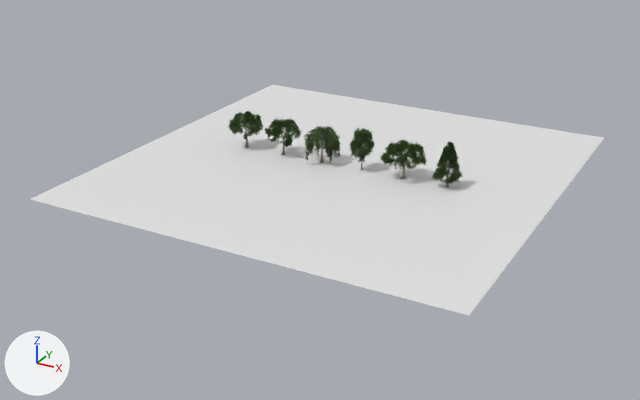
Two versions of the Blender file blender/trees.blend, one commit apart.
Before and after are seen from a 50 mm camera at (71.8, -139.0, 61.5) aimed at (-0.7, -7.2, -4.4). The lights are fixed; the arrows at lower left show +X, +Y and +Z. The older version comes first.

Names of what the first picture shows: 'ground', 'tree_birch_leaves', 'tree_cone_leaves', 'tree_cone_wood', 'tree_oak_leaves', 'tree_oak_wood', 'tree_round_b_leaves', 'tree_weep_leaves' and 4 more.
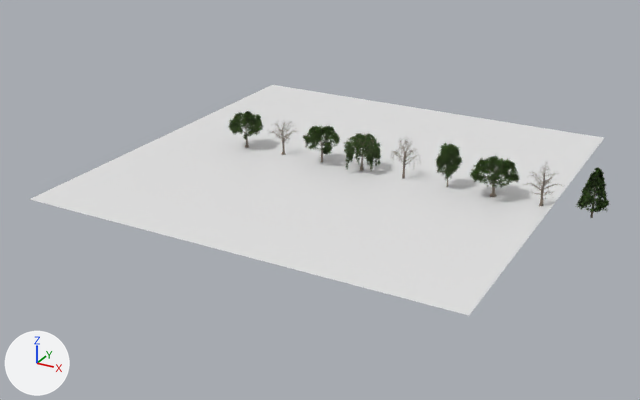
What changed in the scene script:
```text
Add me_tree_oak_woodlo:
    me_tree_oak_woodlo.from_pydata(...)  # 1309 vertices, 1239 faces; spans x -3.13..3.87, y -3.55..3.24, z -0.31..6.64
    me_tree_oak_woodlo.polygons.foreach_set('use_smooth', [True] * 1239)
    me_tree_oak_woodlo.materials.append(mat_bark)
Add me_tree_weep_woodlo:
    me_tree_weep_woodlo.from_pydata(...)  # 1702 vertices, 1639 faces; spans x -2.99..2.86, y -2.78..3.2, z -0.31..6.92
    me_tree_weep_woodlo.polygons.foreach_set('use_smooth', [True] * 1639)
    me_tree_weep_woodlo.materials.append(mat_bark)
Add me_tree_round_a_woodlo:
    me_tree_round_a_woodlo.from_pydata(...)  # 1150 vertices, 1087 faces; spans x -3.07..2.97, y -2.51..3.0, z -0.3..6.9
    me_tree_round_a_woodlo.polygons.foreach_set('use_smooth', [True] * 1087)
    me_tree_round_a_woodlo.materials.append(mat_bark)
Change ob_tree_round_b_leaves:
    ob_tree_round_b_leaves.location: (-12.8, 0.0, 0.0) -> (-4.2, 0.0, 0.0)
Change ob_tree_weep_leaves:
    ob_tree_weep_leaves.location: (-4.2, 0.0, 0.0) -> (4.2, 0.0, 0.0)
Change ob_tree_birch_leaves:
    ob_tree_birch_leaves.location: (4.2, 0.0, 0.0) -> (21.2, 0.0, 0.0)
Change ob_tree_oak_wood:
    ob_tree_oak_wood.location: (12.8, 0.0, 0.0) -> (29.8, 0.0, 0.0)
Change ob_tree_oak_leaves:
    ob_tree_oak_leaves.location: (12.8, 0.0, 0.0) -> (29.8, 0.0, 0.0)
Change ob_tree_cone_wood:
    ob_tree_cone_wood.location: (21.2, 0.0, 0.0) -> (38.2, 0.0, 0.0)
Change ob_tree_cone_leaves:
    ob_tree_cone_leaves.location: (21.2, 0.0, 0.0) -> (46.8, 0.0, 0.0)
Add ob_tree_oak_woodlo:
    ob_tree_oak_woodlo = bpy.data.objects.new('tree_oak_woodlo', me_tree_oak_woodlo)
    ob_tree_oak_woodlo.location = (38.2, 0.0, 0.0)
Add ob_tree_weep_woodlo:
    ob_tree_weep_woodlo = bpy.data.objects.new('tree_weep_woodlo', me_tree_weep_woodlo)
    ob_tree_weep_woodlo.location = (12.8, 0.0, 0.0)
Add ob_tree_round_a_woodlo:
    ob_tree_round_a_woodlo = bpy.data.objects.new('tree_round_a_woodlo', me_tree_round_a_woodlo)
    ob_tree_round_a_woodlo.location = (-12.8, 0.0, 0.0)
```

What differs and where, as boxes (x1, y1, x2, y2) in the pictures (640 x 400 px):
'tree_oak_leaves', moved: before (380, 139, 427, 169); after (470, 156, 519, 188)
'tree_cone_leaves', moved: before (432, 142, 463, 184); after (576, 167, 609, 213)
'tree_weep_leaves', moved: before (304, 126, 340, 163); after (343, 133, 381, 170)
'tree_round_b_leaves', moved: before (265, 118, 302, 147); after (303, 125, 341, 155)
'tree_birch_leaves', moved: before (350, 128, 375, 162); after (436, 143, 462, 180)
'tree_oak_wood', moved: before (392, 149, 416, 179); after (474, 165, 511, 197)
'tree_weep_woodlo', added: after (390, 142, 421, 179)
'tree_oak_woodlo', added: after (523, 169, 562, 206)
'tree_cone_wood', moved: before (435, 161, 457, 188); after (529, 162, 555, 207)
'tree_round_a_woodlo', added: after (273, 121, 296, 149)
